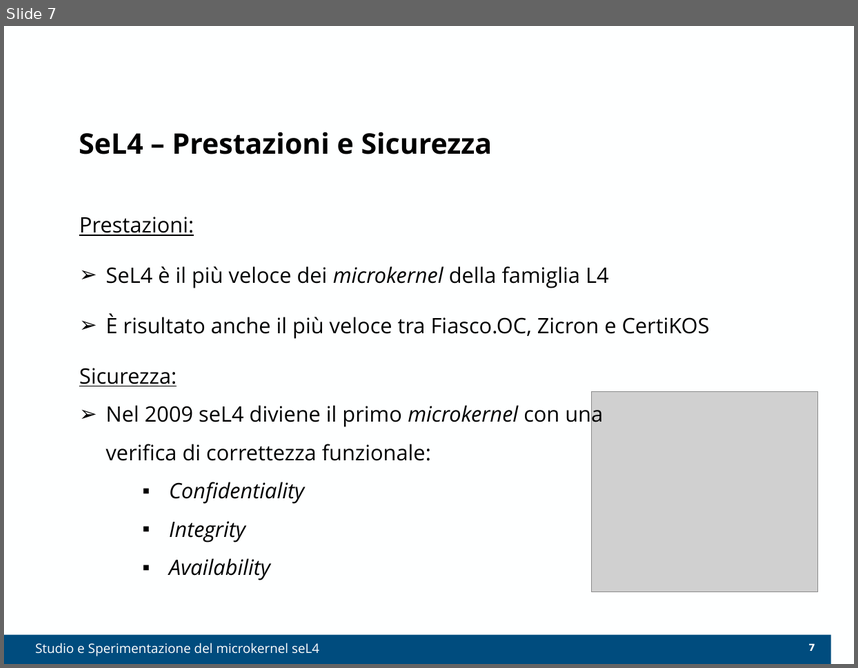
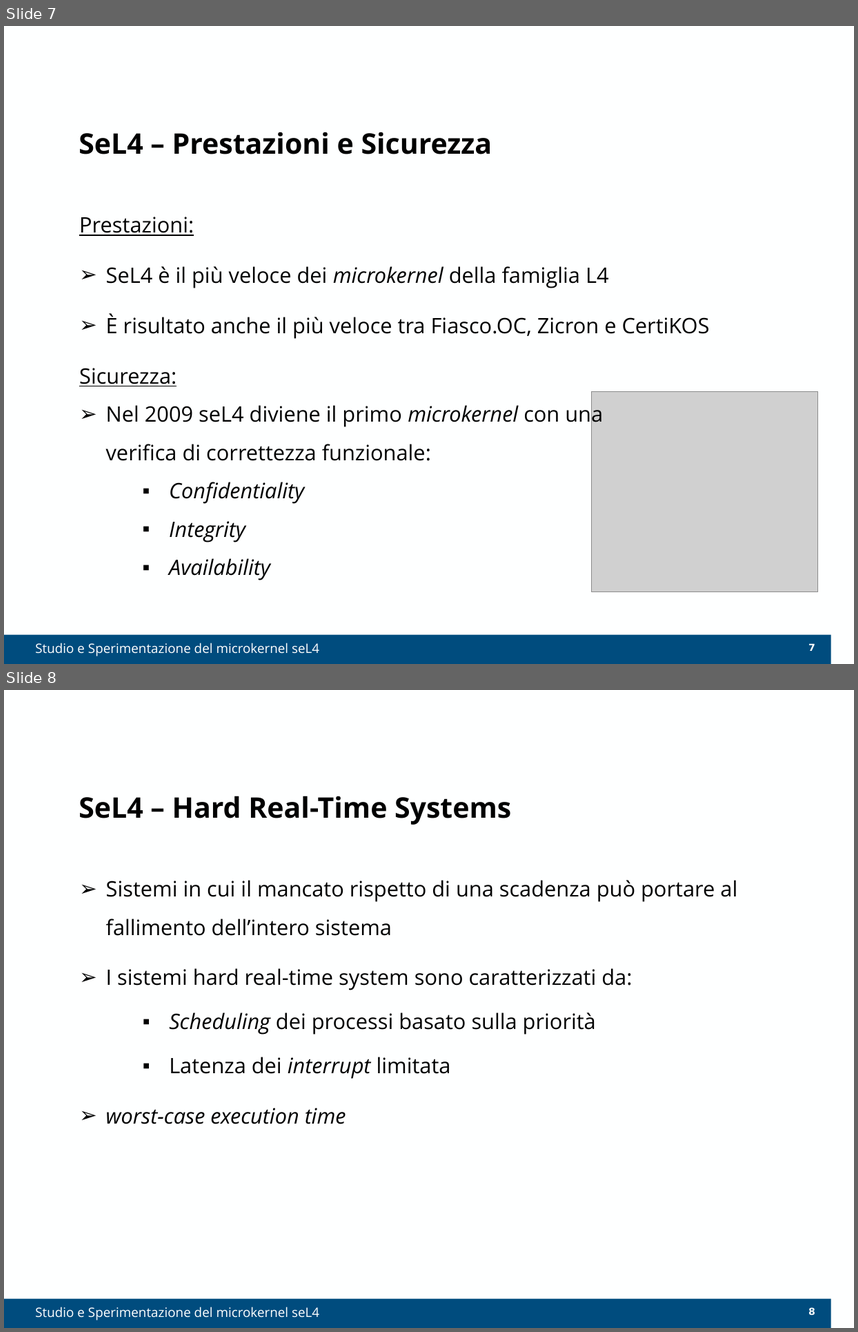
Before and after one commit to Elia-dev/Tesi, a slide deck: Presentazione.pptx. Shown one above the other, each under a label of ours: slide 7 before the commit, slides 7 and 8 after it. The pictures are 858x668 and 858x1332 pixels, drawn with LibreOffice and Linux fonts; fonts in the diff are those of the drawing; grey boxes stand for pictures; background and template pictures are left out. Boxes give left, top, right and bottom in pixels: in the first picture for what was removed or moved away, otherwise in the second. Text is boxed around its words. In the diff, an @@ line names an element or a change of style, - is before the commit and + after.

```diff
--- a/Presentazione.pptx
+++ b/Presentazione.pptx
@@ slide 8 added at (4, 690, 854, 1328), background #FEFFFF; not listed: 2 template elements that a slide beside it also shows @@
@@ title added at (79, 796, 511, 825), 24 pt, text #000000, bold @@
+SeL4 – Hard Real-Time Systems
@@ text added at (106, 880, 737, 1124), 18 pt, text #000000 @@
+➢ Sistemi in cui il mancato rispetto di una scadenza può portare al fallimento dell’intero sistema
+➢ I sistemi hard real-time system sono caratterizzati da:
+  ▪ Scheduling dei processi basato sulla priorità
+  ▪ Latenza dei interrupt limitata
+➢ worst-case execution time
@@ text added at (35, 1306, 319, 1320), 11 pt, text #FFFFFF @@
+Studio e Sperimentazione del microkernel seL4
```
Also in this commit, not shown: 3 slides changed, 3 other slides added.
